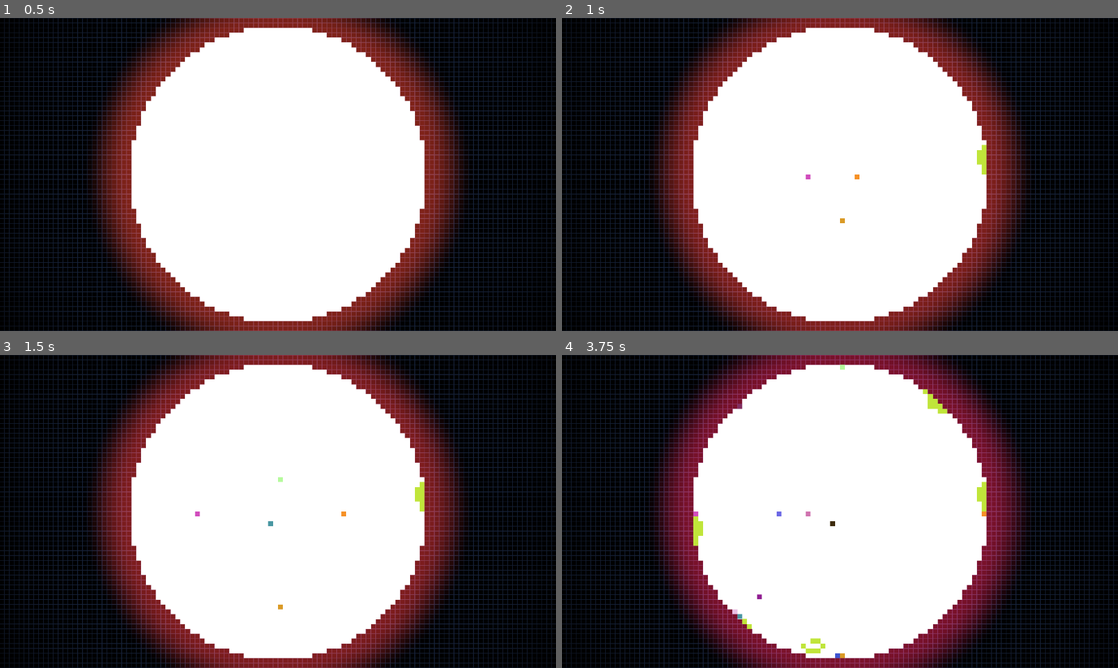
Above: before the commit, frames 1-4 (two rows, left to right).
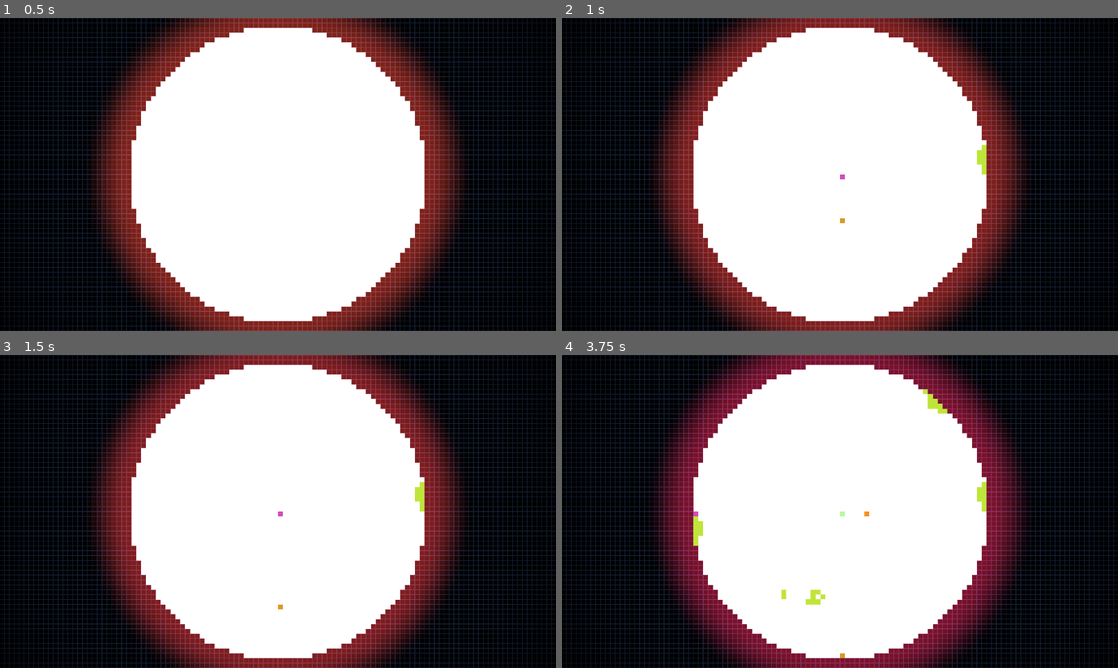
Above: after the commit, the same moments.

Repository: Masupell/sand_tetris_round
Game: Godot game, scene res://scenes/World.tscn
Two runs of this game, one before a commit and one after it. Both use one fixed random seed, a clock stepped at 60 frames per second and the inputs below. The project has no main scene, so this scene is started directly.
Inputs (mouse positions are in pixels of both pictures, inside the frame that each line leads up to):
- Up to frame 1 (0.5 s): no input
- Up to frame 2 (1 s): tap Enter (ui_accept) at 0.5, 0.6, 0.77 s; move the mouse to (962, 158) at 0.52 s; click (962, 158) at 0.67 s
- Up to frame 3 (1.5 s): tap Enter (ui_accept) at 1.07, 1.35 s; move the mouse to (166, 527) at 1.27 s; click (166, 527) at 1.42 s
- Up to frame 4 (3.75 s): tap Enter (ui_accept) at 1.52, 1.82, 2.1, 2.85, 3.02, 3.32, 3.6 s; move the mouse to (895, 442) at 2.02 s; click (895, 442) at 2.17 s; move the mouse to (812, 574) at 2.77 s; click (812, 574) at 2.92 s; move the mouse to (1006, 558) at 3.52 s; click (1006, 558) at 3.67 s

Frame 1 is identical in both runs. In frame 2, less than 0.1% of the frame differs, in the area x 43-54%, y 50-52%; in frame 3, less than 0.1%; in frame 4, 0.5%, in the area x 30-77%, y 3-97%.
Error after the commit: Invalid access to property or key '2080' on a base object of type 'Dictionary'. (res://Code/grid.gd:192)

Commit message:
Sand Array for better performance of circle_check

Diff:
--- a/Code/grid.gd
+++ b/Code/grid.gd
@@ -7,6 +7,8 @@
 var size = 720.0/64.0 # Based on the height of the screen, 64 "pixels" along it (in the background shader)
 
 var grid = []
+var sand_cells = []
+var sand_map = {}
 
 var radius = 0.9 # Same as the shaders, need to make it global or put both together or something like that
 
@@ -105,6 +107,8 @@
 							if grid[idx].type == CellType.EMPTY:
 								grid[idx].type = CellType.SAND
 								grid[idx].color = Color(0.753, 0.898, 0.227, 1.0)#Color(randf(), randf(), randf())
+								sand_cells.append(idx)
+								sand_map[idx] = sand_cells.size()-1
 			MOUSE_BUTTON_RIGHT:
 				for y in [-1, 0, 1]:
 					for x in [-1, 0, 1]:
@@ -114,6 +118,8 @@
 							if grid[idx].type == CellType.EMPTY:
 								grid[idx].type = CellType.SAND
 								grid[idx].color = Color(0.366, 0.41, 0.863, 1.0)
+								sand_cells.append(idx)
+								sand_map[idx] = sand_cells.size()-1
 	if event.is_action_released("ui_accept"):
 		spawn_sand()
 
@@ -127,6 +133,8 @@
 		grid[idx].type = CellType.SAND
 		grid[idx].vel = dir
 		grid[idx].color = Color(randf(), randf(), randf())
+		sand_cells.append(idx)
+		sand_map[idx] = sand_cells.size()-1
 
 
 func update_sand():
@@ -180,6 +188,11 @@
 					grid[tidx].type = CellType.SAND
 					grid[tidx].color = grid[idx].color
 					grid[idx].type = CellType.EMPTY
+
+					var arr_pos = sand_map[idx]
+					sand_cells[arr_pos] = tidx
+					sand_map.erase(idx)
+					sand_map[tidx] = arr_pos
 					break
 
 func angle_of(pos: Vector2) -> float:
@@ -190,80 +203,80 @@
 func check_full_circle():
 	var seen = {}
 
-	for y in height:
-		for x in width:
-			var idx = y * width + x
-			if seen.has(idx):
-				continue
-			var cell = grid[idx]
-			if cell.type != CellType.SAND:
-				continue
-
-			var color = cell.color
-			var queue = [Vector2i(x, y)]
-			var cluster = []
-			var angles = []
-			var sum_radius = 0.0
-			var count = 0
-
-			while queue.size() > 0:
-				var p = queue.pop_back()
-				var pidx = p.y * width + p.x
-				if seen.has(pidx):
-					continue
-				seen[pidx] = true
-
-				var c = grid[pidx]
-				if c.type != CellType.SAND or c.color != color:
-					continue
-
-				cluster.append(p)
-				angles.append(angle_of(p))
-
-				var r = (Vector2(p.x, p.y) - center).length()
-				sum_radius += r
-				count += 1
-
-				for oy in [-1, 0, 1]:
-					for ox in [-1, 0, 1]:
-						if ox == 0 and oy == 0:
-							continue
-						var nx = p.x + ox
-						var ny = p.y + oy
-						var nidx = ny * width + nx
-						if seen.has(nidx):
-							continue
-						var nc = grid[nidx]
-						if nc.type == CellType.SAND and nc.color == color:
-							queue.append(Vector2i(nx, ny))
-
-			if count == 0:
-				continue
-
-			var avg_radius = sum_radius / max(1, count)
-
-			if avg_radius < 2.5:
-				continue
-
-			angles.sort()
-
-			var largest_gap = 0.0
-			for i in angles.size()-1:
-				var gap = angles[i+1] - angles[i]
-				if gap > largest_gap:
-					largest_gap = gap
-
-			var wrap_gap = angles[0] + TAU - angles[angles.size() - 1]
-			if wrap_gap > largest_gap:
-				largest_gap = wrap_gap
-
-			var circumference_cells = max(8, int(round(TAU * avg_radius)))
-			var angle_per_cell = TAU / float(circumference_cells)
-
-			var gap_factor = 1.5
-			var allowed_gap = angle_per_cell * gap_factor
-
-			if largest_gap <= allowed_gap:
-				for pos in cluster:
-					var clear_idx = pos.y * width + pos.x
-					grid[clear_idx].type = CellType.EMPTY
+	for idx in sand_cells:
+		var x = idx % width
+		var y = int(idx / width)
+		if seen.has(idx):
+			continue
+		var cell = grid[idx]
+
+		var color = cell.color
+		var queue = [Vector2i(x, y)]
+		var cluster = []
+		var angles = []
+		var sum_radius = 0.0
+		var count = 0
+
+		while queue.size() > 0:
+			var p = queue.pop_back()
+			var pidx = p.y * width + p.x
+			if seen.has(pidx):
+				continue
+			seen[pidx] = true
+
+			var c = grid[pidx]
+			if c.color != color:
+				continue
+
+			cluster.append(p)
+			angles.append(angle_of(p))
+
+			var r = (Vector2(p.x, p.y) - center).length()
+			sum_radius += r
+			count += 1
+
+			for oy in [-1, 0, 1]:
+				for ox in [-1, 0, 1]:
+					if ox == 0 and oy == 0:
+						continue
+					var nx = p.x + ox
+					var ny = p.y + oy
+					var nidx = ny * width + nx
+					if seen.has(nidx):
+						continue
+					var nc = grid[nidx]
+					if nc.type == CellType.SAND and nc.color == color:
+						queue.append(Vector2i(nx, ny))
+
+		if count == 0:
+			continue
+
+		var avg_radius = sum_radius / max(1, count)
+
+		if avg_radius < 2.5:
+			continue
+
+		angles.sort()
+
+		var largest_gap = 0.0
+		for i in angles.size()-1:
+			var gap = angles[i+1] - angles[i]
+			if gap > largest_gap:
+				largest_gap = gap
+
+		var wrap_gap = angles[0] + TAU - angles[angles.size() - 1]
+		if wrap_gap > largest_gap:
+			largest_gap = wrap_gap
+
+		var circumference_cells = max(8, int(round(TAU * avg_radius)))
+		var angle_per_cell = TAU / float(circumference_cells)
+
+		var gap_factor = 1.5
+		var allowed_gap = angle_per_cell * gap_factor
+
+		if largest_gap <= allowed_gap:
+			for pos in cluster:
+				var clear_idx = pos.y * width + pos.x
+				grid[clear_idx].type = CellType.EMPTY
+				sand_cells.erase(clear_idx) # Deleting while iterating over it, but works for now
+				sand_map.erase(clear_idx)
